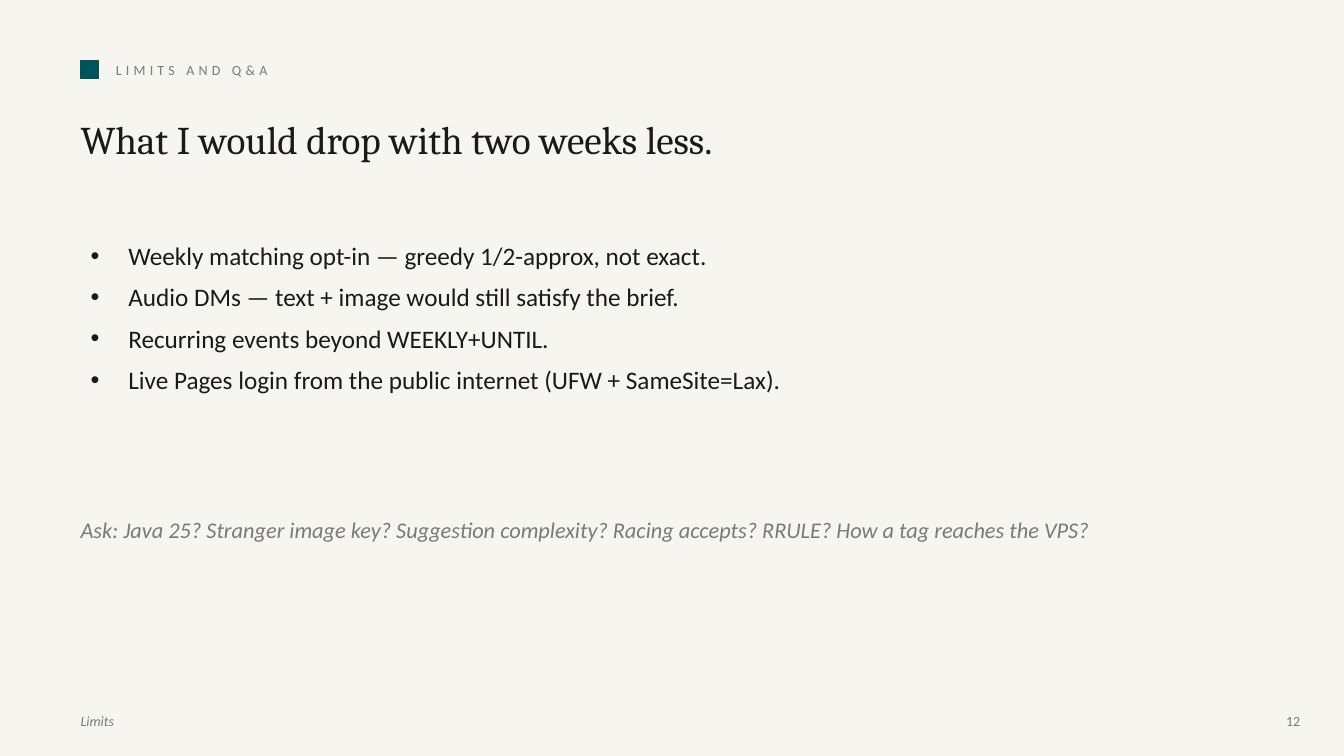
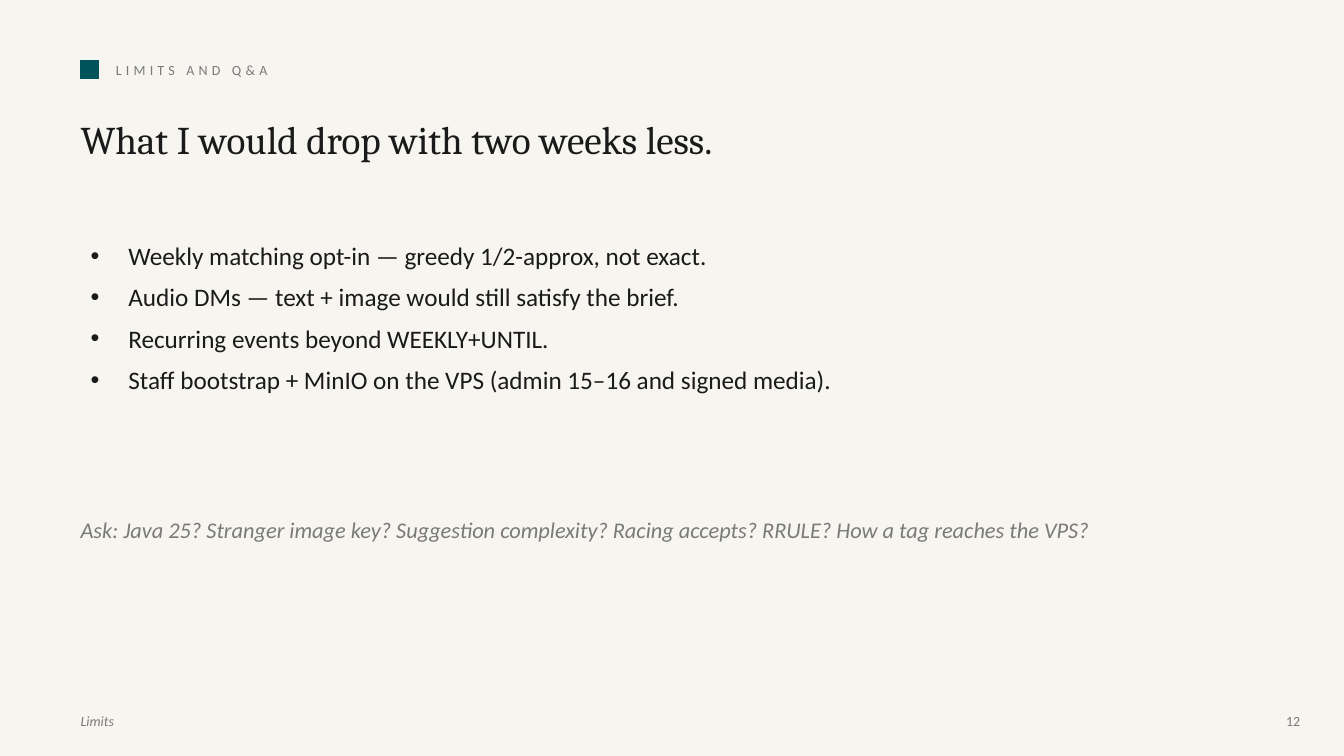
Before and after one commit to Projet-de-compensation-2025-2026/gym-buddy-documentation, a slide deck: slide 12 of 99-Academic-deliverables/Gym-Buddies-defense.pptx. Drawn at 1344x756 pixels with LibreOffice and Linux fonts; fonts in the diff are those of the drawing. Boxes give left, top, right and bottom in pixels: in the first picture for what was removed or moved away, otherwise in the second. Text is boxed around its words. In the diff, an @@ line names an element or a change of style, - is before the commit and + after.

Commit message:
docs(#71): capture live v1.1.0 screenshots for the academic pack
Fold Pages v1.1.0 member shots 1-14, wiki Mermaid 17-18, and VPS
health 19 into the report PDF and defense deck. Admin 15-16 stay
blocked on staff bootstrap (#78). Cookie line matches live
SameSite=None; Partitioned.

Refs: Projet-de-compensation-2025-2026/gym-buddy-documentation#71

```diff
--- a/99-Academic-deliverables/Gym-Buddies-defense.pptx
+++ b/99-Academic-deliverables/Gym-Buddies-defense.pptx
@@ text at (x1=128, y1=371, x2=831, y2=394): text changed @@
-• Live Pages login from the public internet (UFW + SameSite=Lax).
+• Staff bootstrap + MinIO on the VPS (admin 15–16 and signed media).
```
Also in this commit, not shown: 5 other slides changed, 35 other files.
